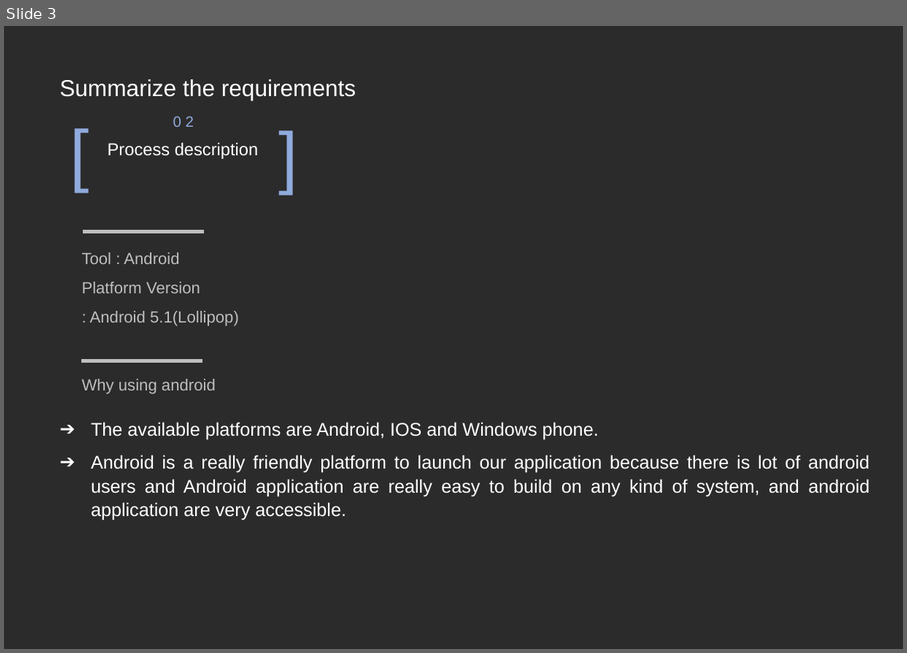
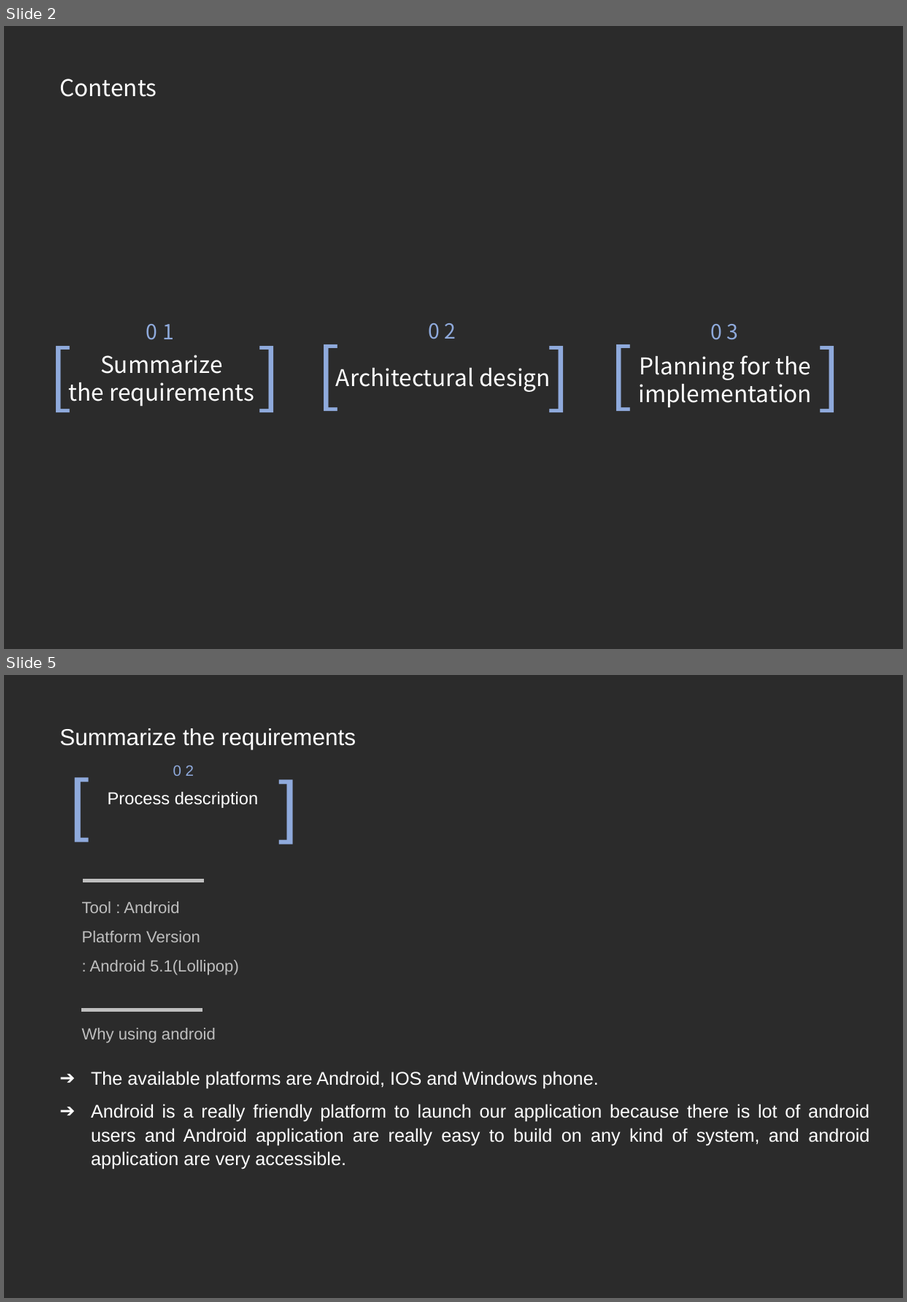
Before and after one commit to whd0714/CCC, a slide deck: Documents/소공ppt.pptx. Shown one above the other, each under a label of ours: slide 3 before the commit, slides 2 and 5 after it; the slides between them are not shown. The pictures are 907x653 and 907x1302 pixels, drawn with LibreOffice and Linux fonts; fonts in the diff are those of the drawing; background and template pictures are left out; a plain dark background stands for a picture behind light text. Boxes give left, top, right and bottom in pixels: in the first picture for what was removed or moved away, otherwise in the second. Text is boxed around its words. In the diff, an @@ line names an element or a change of style, - is before the commit and + after.

```diff
--- a/Documents/소공ppt.pptx
+++ b/Documents/소공ppt.pptx
@@ slide 2 added at (4, 26, 903, 649), background picture (left out) @@
@@ text added at (59, 79, 157, 97), 20 pt, text #FFFFFF @@
+Contents
@@ group added at (40, 324, 288, 419): 4 texts @@
+]
+[
+Summarize
+the requirements
+0 1
@@ group added at (308, 323, 577, 419): 4 texts @@
+]
+[
+Architectural design
+0 2
@@ group added at (602, 324, 849, 419): 4 texts @@
+]
+[
+Planning for the
+implementation
+0 3
@@ what was slide 3 is now slide 5 @@
```
Also in this commit, not shown: 2 slides changed, 5 other slides added, 1 slide removed, 1 other file.
